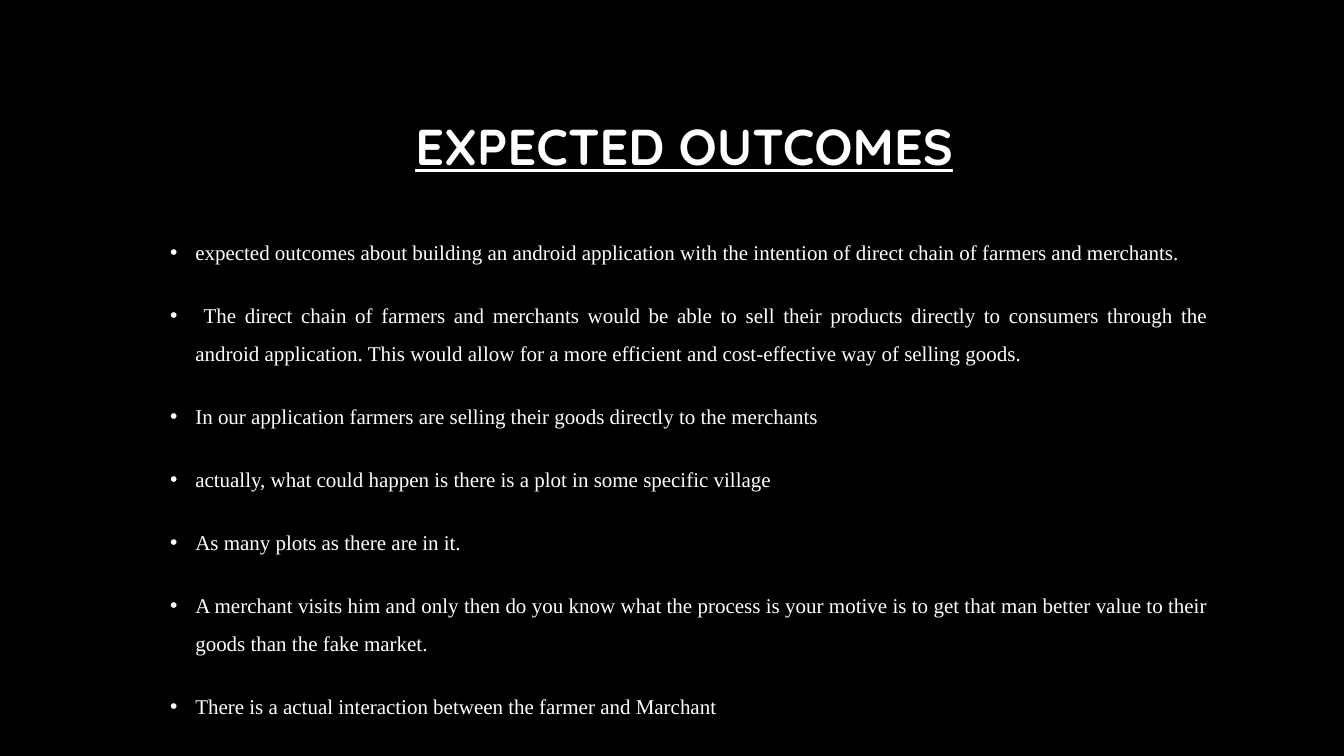
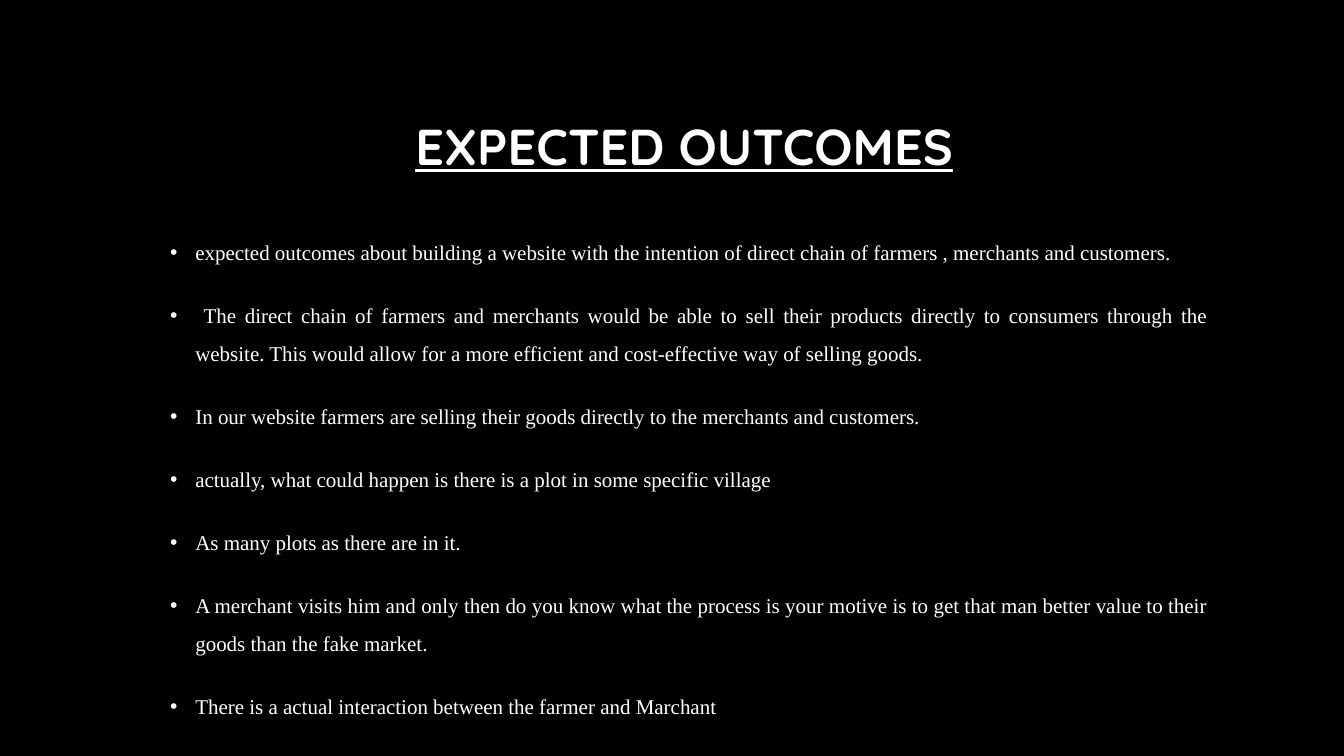
Before and after one commit to SAURABH8974/AGriPoject, a slide deck: slide 14 of ANDROID APP TO CONNECT FARMER TO CUSTOMERS.pptx. Drawn at 1344x756 pixels with LibreOffice and Linux fonts; fonts in the diff are those of the drawing; background and template pictures are left out. Boxes give left, top, right and bottom in pixels: in the first picture for what was removed or moved away, otherwise in the second. Text is boxed around its words. In the diff, an @@ line names an element or a change of style, - is before the commit and + after.

```diff
--- a/ANDROID APP TO CONNECT FARMER TO CUSTOMERS.pptx
+++ b/ANDROID APP TO CONNECT FARMER TO CUSTOMERS.pptx
@@ text at (x1=195, y1=245, x2=1207, y2=429): text changed @@
-• expected outcomes about building an android application with the intention of direct chain of farmers and merchants.
-• The direct chain of farmers and merchants would be able to sell their products directly to consumers through the android application. This would allow for a more efficient and cost-effective way of selling goods.
-• In our application farmers are selling their goods directly to the merchants
+• expected outcomes about building a website with the intention of direct chain of farmers , merchants and customers.
+• The direct chain of farmers and merchants would be able to sell their products directly to consumers through the website. This would allow for a more efficient and cost-effective way of selling goods.
+• In our website farmers are selling their goods directly to the merchants and customers.
```
Also in this commit, not shown: 6 other slides changed.
